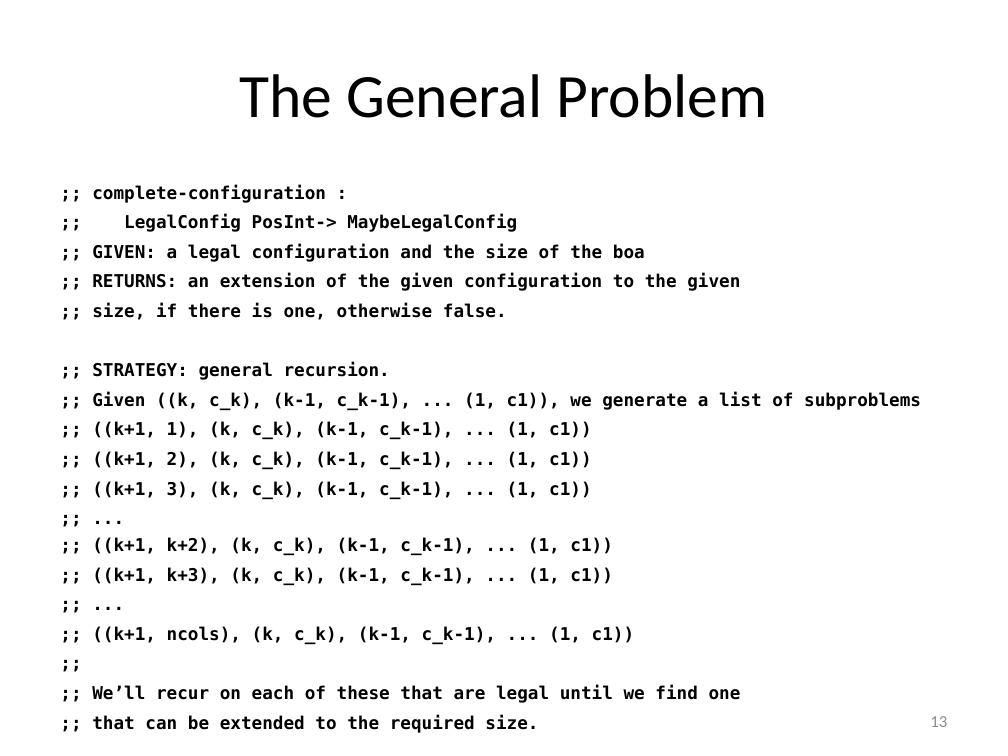
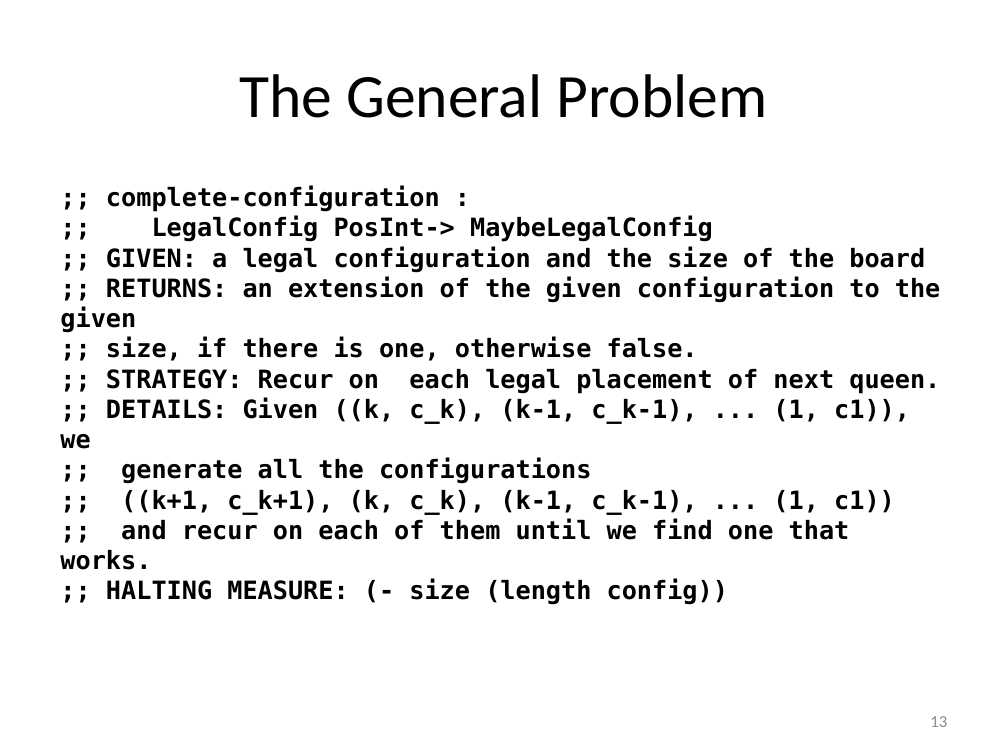
Before and after one commit to mwand/cs5010f16, a slide deck: slide 13 of Slides/Lesson 8.7 The 8-Queens Problem.pptx. Drawn at 1008x756 pixels with LibreOffice and Linux fonts; fonts in the diff are those of the drawing. Boxes give left, top, right and bottom in pixels: in the first picture for what was removed or moved away, otherwise in the second. Text is boxed around its words. In the diff, an @@ line names an element or a change of style, - is before the commit and + after.

```diff
--- a/Slides/Lesson 8.7 The 8-Queens Problem.pptx
+++ b/Slides/Lesson 8.7 The 8-Queens Problem.pptx
@@ text at box(60, 185, 941, 361): size 12.6 to 18 pt in ";; complete-configuration :", ";; LegalConfig PosInt-> MaybeLegalConfig", ";; RETURNS: an extension of the given ...", ";; size, if there is one, otherwise ..."; less space between paragraphs @@
@@ text at box(106, 246, 925, 273): text changed; size 12.6 to 18 pt @@
-;; GIVEN: a legal configuration and the size of the boa
+;; GIVEN: a legal configuration and the size of the board
@@ text at box(60, 369, 940, 605): text changed; size 12.6 to 18 pt @@
-;; STRATEGY: general recursion.
-;; Given ((k, c_k), (k-1, c_k-1), ... (1, c1)), we generate a list of subproblems
-;; ((k+1, 1), (k, c_k), (k-1, c_k-1), ... (1, c1))
-;; ((k+1, 2), (k, c_k), (k-1, c_k-1), ... (1, c1))
-;; ((k+1, 3), (k, c_k), (k-1, c_k-1), ... (1, c1))
-;; ...
-;; ((k+1, k+2), (k, c_k), (k-1, c_k-1), ... (1, c1))
-;; ((k+1, k+3), (k, c_k), (k-1, c_k-1), ... (1, c1))
-;; ...
-;; ((k+1, ncols), (k, c_k), (k-1, c_k-1), ... (1, c1))
-;;
-;; We’ll recur on each of these that are legal until we find one
-;; that can be extended to the required size.
+;; STRATEGY: Recur on each legal placement of next queen.
+;; DETAILS: Given ((k, c_k), (k-1, c_k-1), ... (1, c1)), we
+;; generate all the configurations
+;; ((k+1, c_k+1), (k, c_k), (k-1, c_k-1), ... (1, c1))
+;; and recur on each of them until we find one that works.
+;; HALTING MEASURE: (- size (length config))
```
Also in this commit, not shown: 5 other slides changed, 13 other files.
